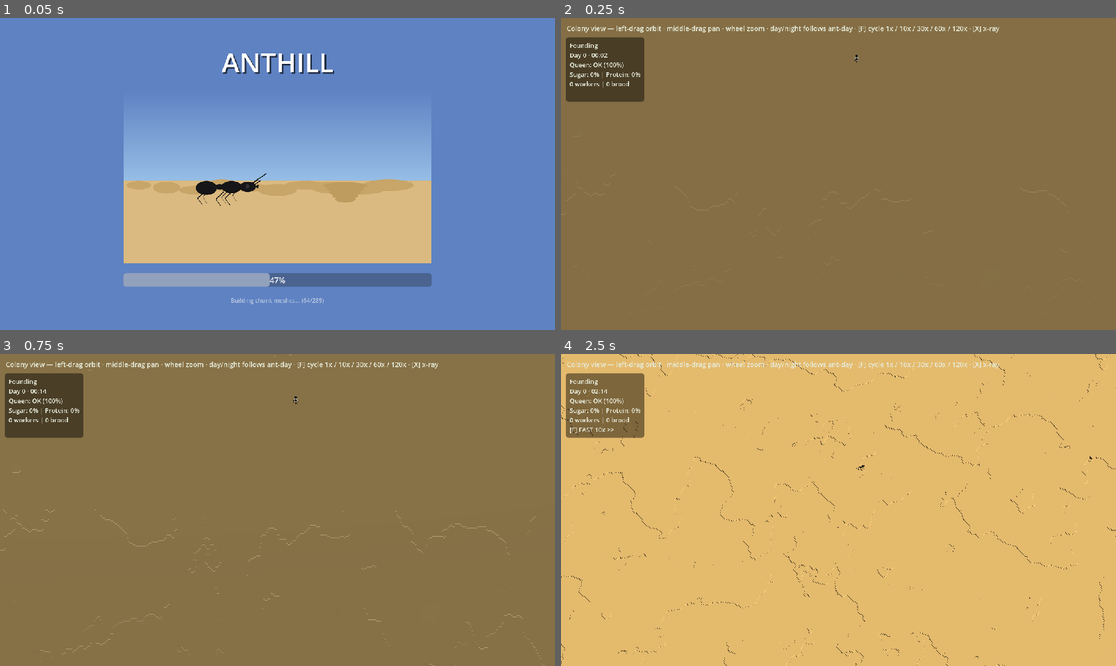
Above: before the commit, frames 1-4 (two rows, left to right).
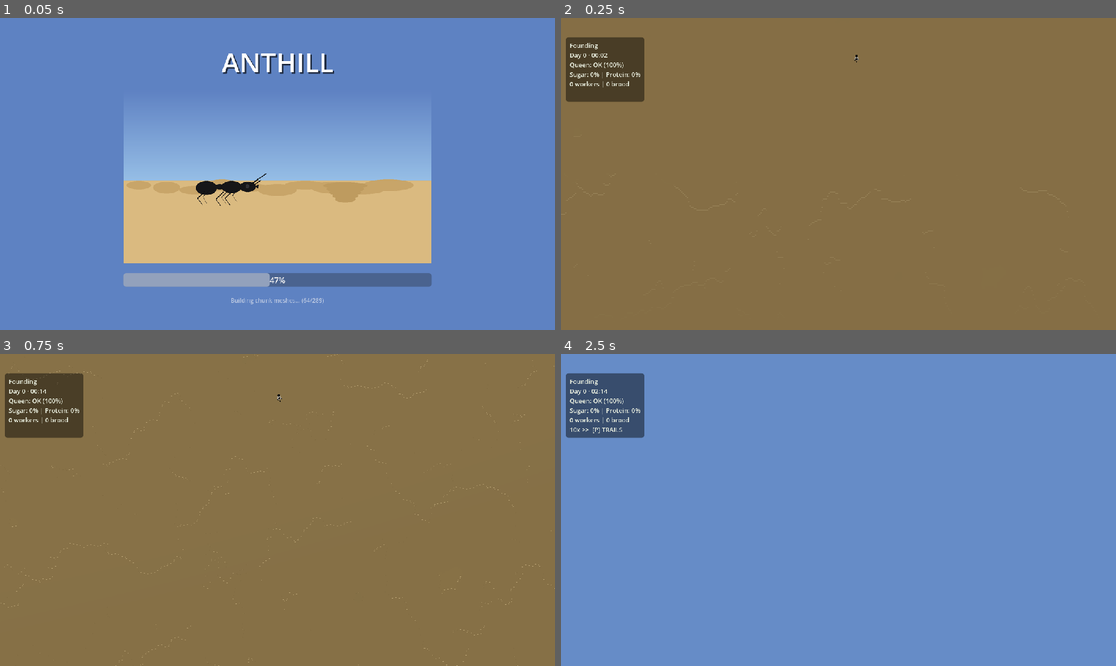
Above: after the commit, the same moments.

Repository: 151henry151/anthill
Game: Godot game, scene res://scenes/loading_screen.tscn
The game is run twice, just before and just after one commit, with the same random seed, the same clock (stepped at 60 frames per second) and the same inputs.
Inputs (mouse positions are in pixels of both pictures, inside the frame that each line leads up to):
- Up to frame 1 (0.05 s): no input
- Up to frame 2 (0.25 s): no input
- Up to frame 3 (0.75 s): tap Enter at 0.5 s; move the mouse to (399, 494) at 0.52 s; hold Right from 0.53 s (still down); hold Ctrl from 0.53 s (still down); click (399, 494) at 0.67 s
- Up to frame 4 (2.5 s): tap Space at 0.77 s; tap P at 0.8 s; release Right at 1.25 s; release Ctrl at 1.25 s; drag from (727, 525) to (810, 572) at 1.27 s; move the mouse to (894, 441) at 2.02 s; hold Right from 2.03 s (still down); tap F at 2.1 s; click (894, 441) at 2.17 s; tap E at 2.3 s

Frame 1 is identical in both runs. In frame 2, 0.6% of the frame differs, in the area x 1-79%, y 2-5%; in frame 3, 1.1%; in frame 4, 100%, in the area x 0-100%, y 0-100%.

Commit message:
Add keyboard camera controls, speed up/down, pheromone overlay toggle, remove hint text
Camera: arrow keys pan, Ctrl+arrows orbit, Ctrl+=/- zoom in/out.
Continuous _process polling for smooth held-key movement.

Speed: F steps up through speed tiers, S steps down (no longer
cycles — each key moves one tier in its direction).

Pheromone overlay: P key toggles trail visualization. When active,
green semi-transparent quads render on the surface at pheromone cell
resolution, with alpha proportional to concentration. HUD shows
[P] TRAILS indicator when active. Overlay updates every 15 ticks.

Remove the 'Colony view — ...' hint label from main.tscn (UI clutter).

Co-authored-by: Henry Romp <151henry151@gmail.com>

Diff:
--- a/game/anthill/scenes/main.tscn
+++ b/game/anthill/scenes/main.tscn
@@ -64,11 +64,3 @@
 shape = SubResource("BoxShape3D_floor")
 
 [node name="UI" type="CanvasLayer" parent="."]
-
-[node name="Hint" type="Label" parent="UI"]
-mouse_filter = 2
-offset_left = 12.0
-offset_top = 12.0
-theme_override_colors/font_color = Color(0.9, 0.92, 0.85, 1)
-theme_override_font_sizes/font_size = 14
-text = "Colony view — left-drag orbit · middle-drag pan · wheel zoom · day/night follows ant-day · [F] cycle 1x / 10x / 30x / 60x / 120x · [X] x-ray"
--- a/game/anthill/scripts/colony_camera.gd
+++ b/game/anthill/scripts/colony_camera.gd
@@ -24,6 +24,10 @@
 var _last_wheel_ms: int = 0
 ## World diagonal for orbit_radius and clip-plane sizing.
 var _world_diag: float = 800.0
+## Keyboard pan/orbit rates (units per second).
+@export var kb_pan_speed: float = 180.0
+@export var kb_orbit_speed: float = 60.0
+@export var kb_zoom_step: float = 20.0
 
 
 func _ready() -> void:
@@ -99,6 +103,46 @@
 			get_viewport().set_input_as_handled()
 
 
+func _process(delta: float) -> void:
+	var ctrl: bool = Input.is_key_pressed(KEY_CTRL) or Input.is_key_pressed(KEY_META)
+	if ctrl:
+		var orbit_d := Vector2.ZERO
+		if Input.is_key_pressed(KEY_LEFT):
+			orbit_d.x += 1.0
+		if Input.is_key_pressed(KEY_RIGHT):
+			orbit_d.x -= 1.0
+		if Input.is_key_pressed(KEY_UP):
+			orbit_d.y -= 1.0
+		if Input.is_key_pressed(KEY_DOWN):
+			orbit_d.y += 1.0
+		if orbit_d != Vector2.ZERO:
+			yaw_deg += orbit_d.x * kb_orbit_speed * delta
+			orbit_phi_deg = clampf(orbit_phi_deg + orbit_d.y * kb_orbit_speed * delta, 4.0, 89.0)
+			_apply_orbit()
+		if Input.is_key_pressed(KEY_EQUAL):
+			_size_user = clampf(_size_user - kb_zoom_step * delta * 30.0, min_zoom, max_zoom)
+			_apply_orbit()
+		if Input.is_key_pressed(KEY_MINUS):
+			_size_user = clampf(_size_user + kb_zoom_step * delta * 30.0, min_zoom, max_zoom)
+			_apply_orbit()
+	else:
+		var pan_d := Vector2.ZERO
+		if Input.is_key_pressed(KEY_LEFT):
+			pan_d.x -= 1.0
+		if Input.is_key_pressed(KEY_RIGHT):
+			pan_d.x += 1.0
+		if Input.is_key_pressed(KEY_UP):
+			pan_d.y -= 1.0
+		if Input.is_key_pressed(KEY_DOWN):
+			pan_d.y += 1.0
+		if pan_d != Vector2.ZERO:
+			var axes := _ground_pan_axes()
+			var move: Vector3 = axes[0] * pan_d.x + axes[1] * pan_d.y
+			pivot.x += move.x * kb_pan_speed * delta
+			pivot.z += move.z * kb_pan_speed * delta
+			_apply_orbit()
+
+
 func _apply_orbit() -> void:
 	var theta: float = deg_to_rad(yaw_deg)
 	var phi: float = deg_to_rad(orbit_phi_deg)
--- a/game/anthill/scripts/colony_hud.gd
+++ b/game/anthill/scripts/colony_hud.gd
@@ -20,6 +20,7 @@
 var worker_count: int = 0
 var brood_count: int = 0
 var xray_active: bool = false
+var pheromone_overlay_active: bool = false
 ## **1.0** = normal; **>1** shows fast-forward in the mode line.
 var fast_forward_multiplier: float = 1.0
 
@@ -86,7 +87,9 @@
 	_pop_label.text = "%d workers | %d brood" % [worker_count, brood_count]
 	var modes: Array[String] = []
 	if fast_forward_multiplier > 1.001:
-		modes.append("[F] FAST %.0fx >>" % fast_forward_multiplier)
+		modes.append("%.0fx >>" % fast_forward_multiplier)
 	if xray_active:
 		modes.append("[X] X-RAY")
+	if pheromone_overlay_active:
+		modes.append("[P] TRAILS")
 	_mode_label.text = "  ".join(modes) if not modes.is_empty() else ""
--- a/game/anthill/scripts/main_controller.gd
+++ b/game/anthill/scripts/main_controller.gd
@@ -54,8 +54,11 @@
 
 var _mesh_pending: Dictionary = {}
 var _xray_active: bool = false
+var _pheromone_overlay_active: bool = false
 ## **0** = 1×, **1…N** = **`FAST_FORWARD_SPEEDS[i−1]`**.
 var _ff_tier: int = 0
+var _trail_overlay_meshes: Array[MeshInstance3D] = []
+var _trail_overlay_timer: int = 0
 var _mat_xray: StandardMaterial3D
 var _game_tick: int = 0
 var _game_day: int = 0
@@ -332,6 +335,7 @@
 		budget -= 1
 	PerfTrace.set_mesh_rebuild_usec(Time.get_ticks_usec() - t_rebuild, rebuild_n)
 	_update_colony_stage()
+	_update_trail_overlay()
 	_update_hud()
 	PerfTrace.set_systems_usec(Time.get_ticks_usec() - t_sys)
 	PerfTrace.set_context(
@@ -377,6 +381,7 @@
 		brood_total = int(counts["total"])
 	_peak_workers = maxi(_peak_workers, workers)
 	_hud.xray_active = _xray_active
+	_hud.pheromone_overlay_active = _pheromone_overlay_active
 	_hud.fast_forward_multiplier = _ff_time_scale()
 	_hud.update_data(
 		_game_day,
@@ -430,7 +435,11 @@
 		if event.keycode == KEY_X:
 			_toggle_xray()
 		elif event.keycode == KEY_F:
-			_toggle_fast_forward()
+			_speed_up()
+		elif event.keycode == KEY_S:
+			_speed_down()
+		elif event.keycode == KEY_P:
+			_toggle_pheromone_overlay()
 
 
 func _ff_time_scale() -> float:
@@ -453,10 +462,67 @@
 	return cap
 
 
-func _toggle_fast_forward() -> void:
-	var n: int = _Const.FAST_FORWARD_SPEEDS.size() + 1
-	_ff_tier = (_ff_tier + 1) % n
+func _speed_up() -> void:
+	var max_tier: int = _Const.FAST_FORWARD_SPEEDS.size()
+	if _ff_tier < max_tier:
+		_ff_tier += 1
 	Engine.time_scale = _ff_time_scale()
+
+
+func _speed_down() -> void:
+	if _ff_tier > 0:
+		_ff_tier -= 1
+	Engine.time_scale = _ff_time_scale()
+
+
+func _toggle_pheromone_overlay() -> void:
+	_pheromone_overlay_active = not _pheromone_overlay_active
+	if not _pheromone_overlay_active:
+		_clear_trail_overlay()
+
+
+func _clear_trail_overlay() -> void:
+	for mi in _trail_overlay_meshes:
+		if is_instance_valid(mi):
+			mi.queue_free()
+	_trail_overlay_meshes.clear()
+
+
+func _update_trail_overlay() -> void:
+	if not _pheromone_overlay_active or _pheromone_field == null:
+		return
+	_trail_overlay_timer += 1
+	if _trail_overlay_timer < 15:
+		return
+	_trail_overlay_timer = 0
+	_clear_trail_overlay()
+	var grid: Dictionary = _pheromone_field.get_grid()
+	var cs: float = float(_Const.PHEROMONE_CELL_SIZE)
+	var mat_trail := StandardMaterial3D.new()
+	mat_trail.shading_mode = BaseMaterial3D.SHADING_MODE_UNSHADED
+	mat_trail.transparency = BaseMaterial3D.TRANSPARENCY_ALPHA
+	mat_trail.cull_mode = BaseMaterial3D.CULL_DISABLED
+	mat_trail.render_priority = 2
+	var quad := PlaneMesh.new()
+	quad.size = Vector2(cs, cs)
+	for cell in grid:
+		var conc: float = float(grid[cell])
+		if conc < 0.01:
+			continue
+		var wx: float = float(cell.x) * cs + cs * 0.5
+		var wz: float = float(cell.y) * cs + cs * 0.5
+		var sy: int = world.get_surface_y(int(wx), int(wz))
+		if sy < 0:
+			continue
+		var mi := MeshInstance3D.new()
+		mi.mesh = quad
+		var m := mat_trail.duplicate() as StandardMaterial3D
+		var alpha: float = clampf(conc * 2.0, 0.1, 0.7)
+		m.albedo_color = Color(0.2, 0.85, 0.3, alpha)
+		mi.material_override = m
+		mi.position = Vector3(wx, float(sy) + 1.05, wz)
+		add_child(mi)
+		_trail_overlay_meshes.append(mi)
 
 
 func _toggle_xray() -> void:
